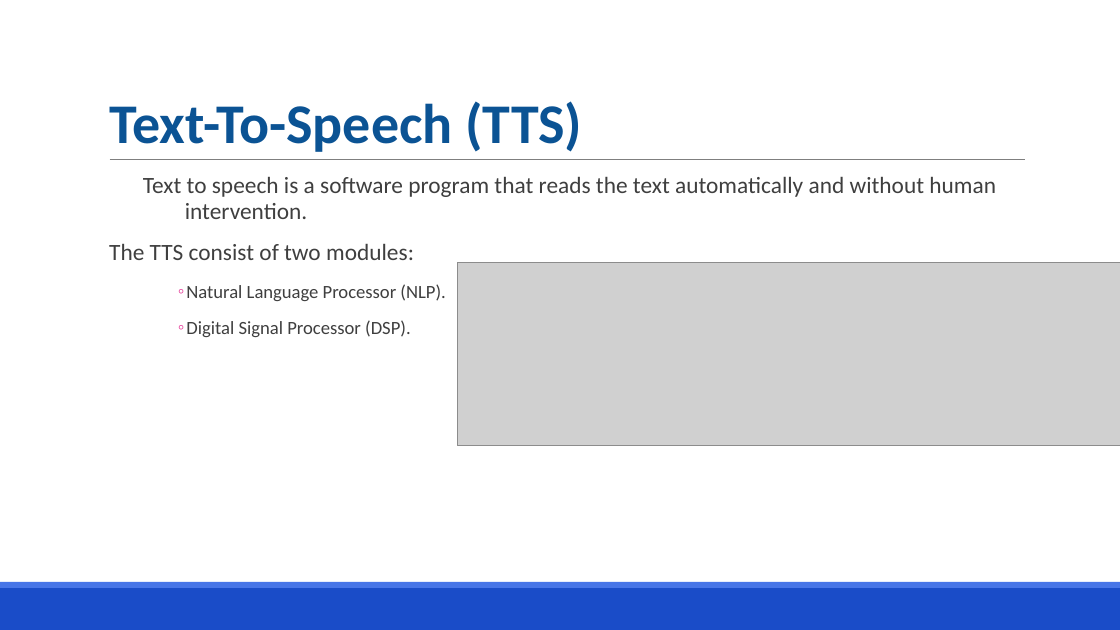
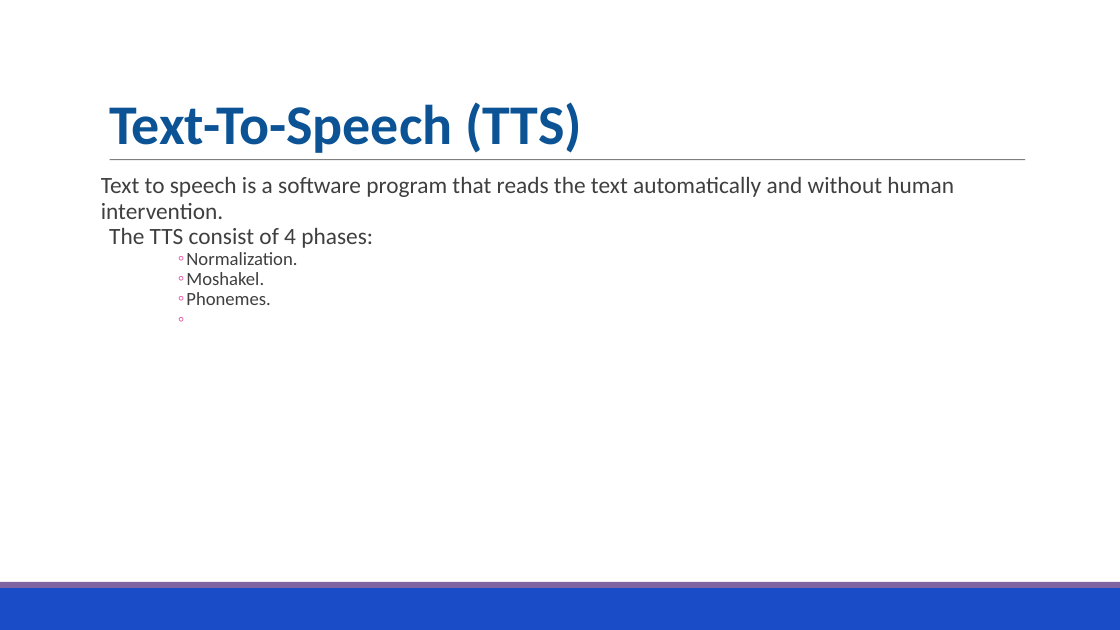
Before and after one commit to AliAbdElrahman74/GP, a slide deck: slide 4 of Presentation.pptx. Drawn at 1120x630 pixels with LibreOffice and Linux fonts; fonts in the diff are those of the drawing; grey boxes stand for pictures. Boxes give left, top, right and bottom in pixels: in the first picture for what was removed or moved away, otherwise in the second. Text is boxed around its words. In the diff, an @@ line names an element or a change of style, - is before the commit and + after.

```diff
--- a/Presentation.pptx
+++ b/Presentation.pptx
@@ text at [101, 177, 954, 219]: indent changed @@
@@ text at [109, 228, 373, 305]: text changed @@
-  The TTS consist of two modules:
-        ◦ Natural Language Processor (NLP).
-        ◦ Digital Signal Processor (DSP).
+  The TTS consist of 4 phases:
+        ◦ Normalization.
+        ◦ Moshakel.
+        ◦ Phonemes.
@@ picture removed at [458, 263, 1120, 446] @@
@@ rectangle at [0, 582, 1120, 588]: fill #4775E7 to #8064A2 @@
```
Also in this commit, not shown: 27 other slides changed, 1 other file.
